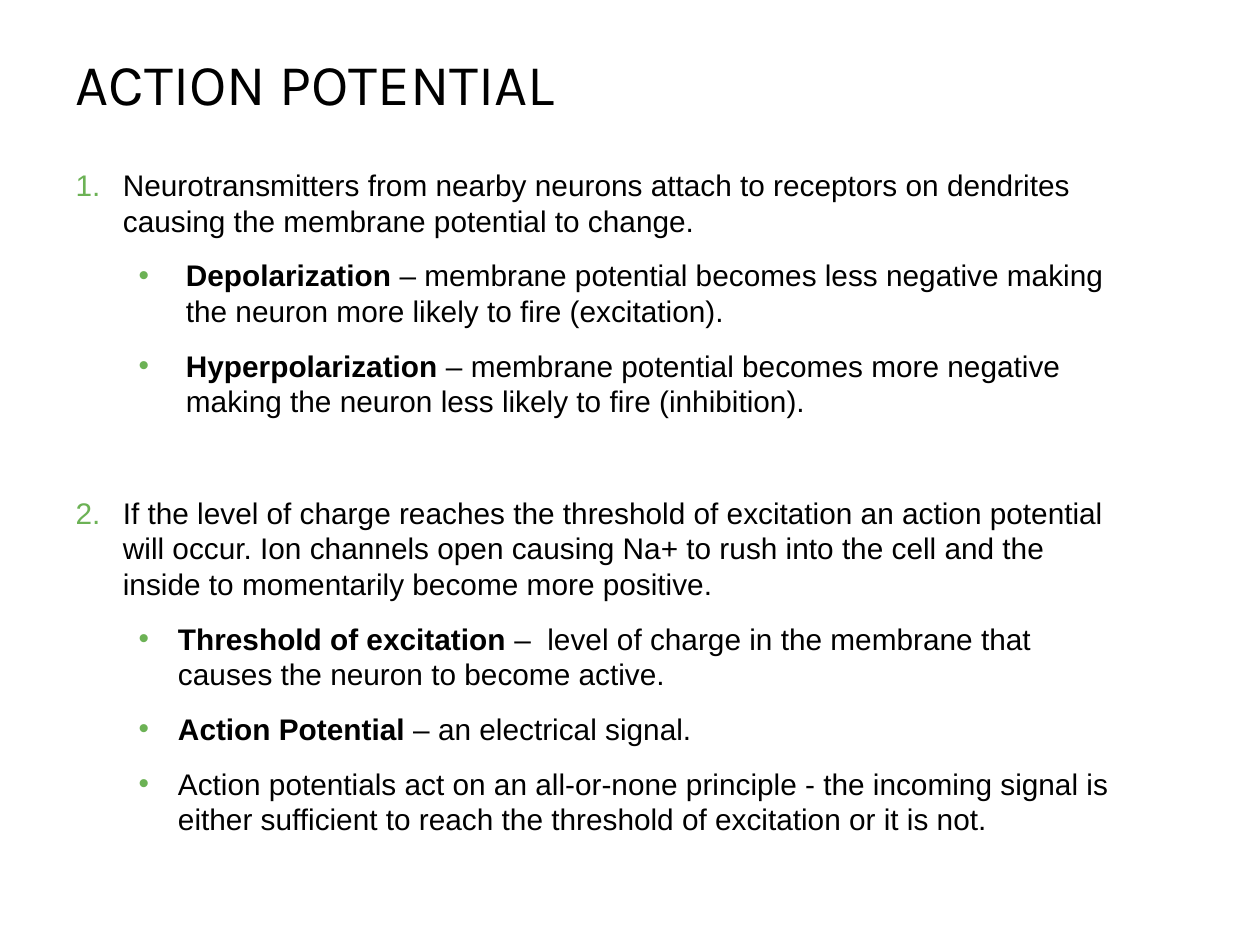
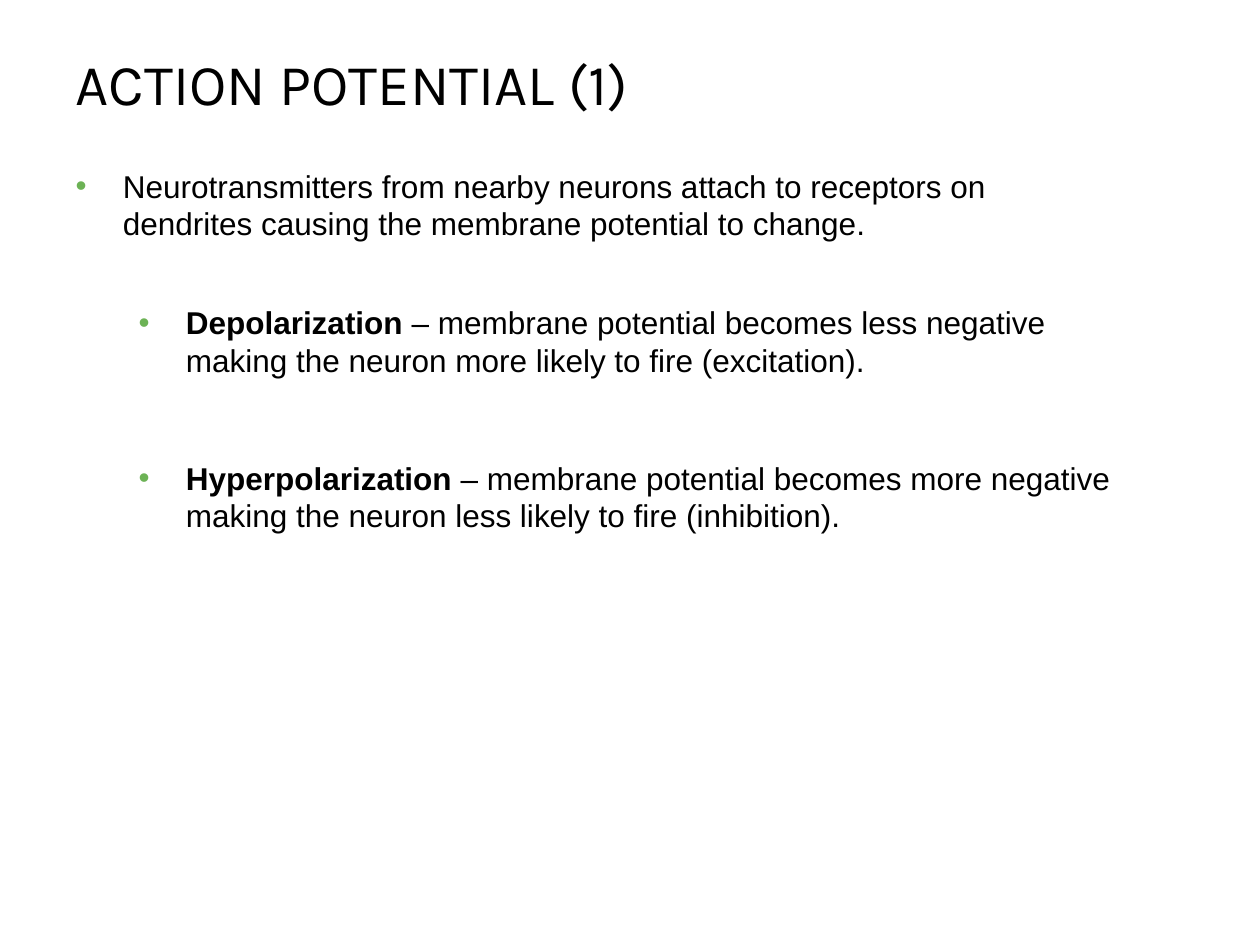
Before and after one commit to npm27/Teaching-Materials, a slide deck: slide 21 of Gen Psych II/Slides/3 Biopsychology.pptx (slide 20 before the commit). Drawn at 1260x945 pixels with LibreOffice and Linux fonts; fonts in the diff are those of the drawing. Boxes give left, top, right and bottom in pixels: in the first picture for what was removed or moved away, otherwise in the second. Text is boxed around its words. In the diff, an @@ line names an element or a change of style, - is before the commit and + after.

```diff
--- a/Gen Psych II/Slides/3 Biopsychology.pptx
+++ b/Gen Psych II/Slides/3 Biopsychology.pptx
@@ title at (76,63,628,112): text changed @@
-ACTION POTENTIAL
+ACTION POTENTIAL (1)
@@ text "Neurotransmitters from nearby neurons attach ..." at (123,175,1110,533): size 17 to 18 pt; bullet 1. to • @@
@@ text at (123,502,1107,831): paragraphs removed @@
-2. If the level of charge reaches the threshold of excitation an action potential will occur. Ion channels open causing Na+ to rush into the cell and the inside to momentarily become more positive.
-  • Threshold of excitation – level of charge in the membrane that causes the neuron to become active.
-  • Action Potential – an electrical signal.
-  • Action potentials act on an all-or-none principle - the incoming signal is either sufficient to reach the threshold of excitation or it is not.
```
Also in this commit, not shown: 20 other slides changed, 5 slides added, 1 slide removed, 3 other files.
